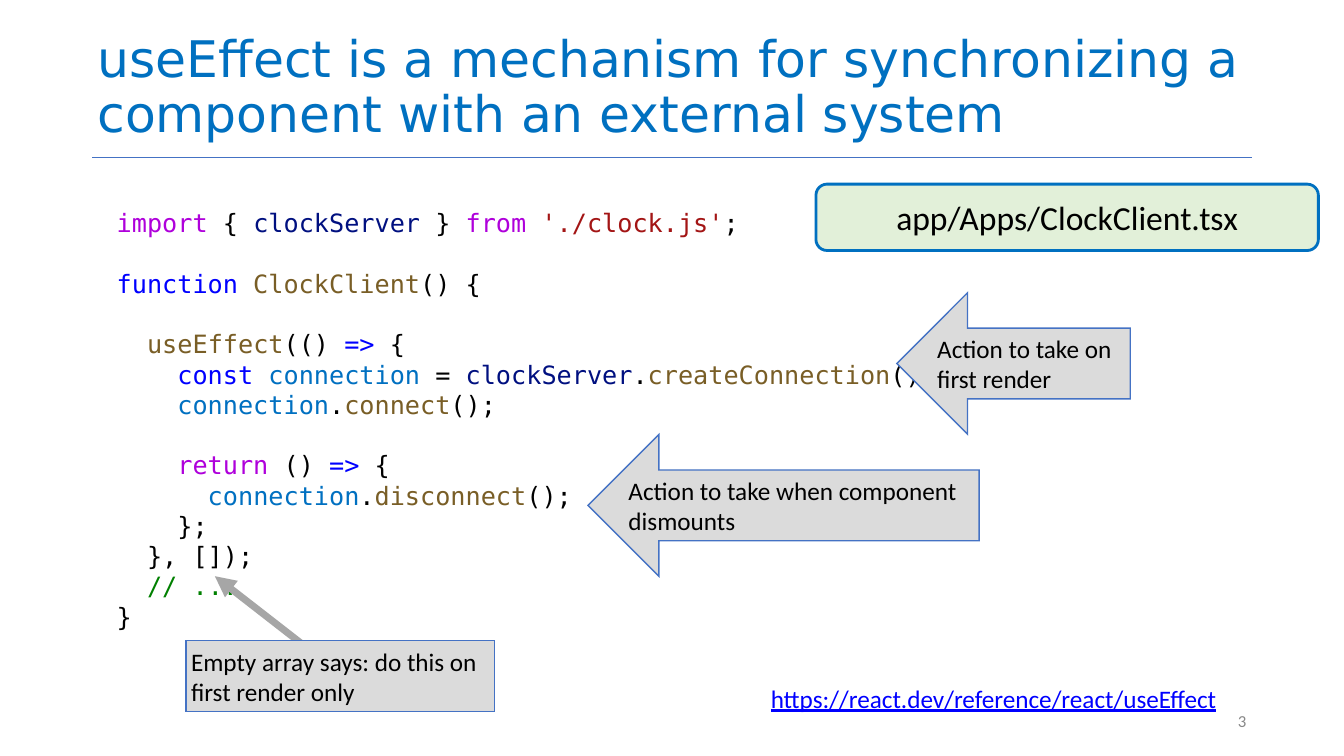
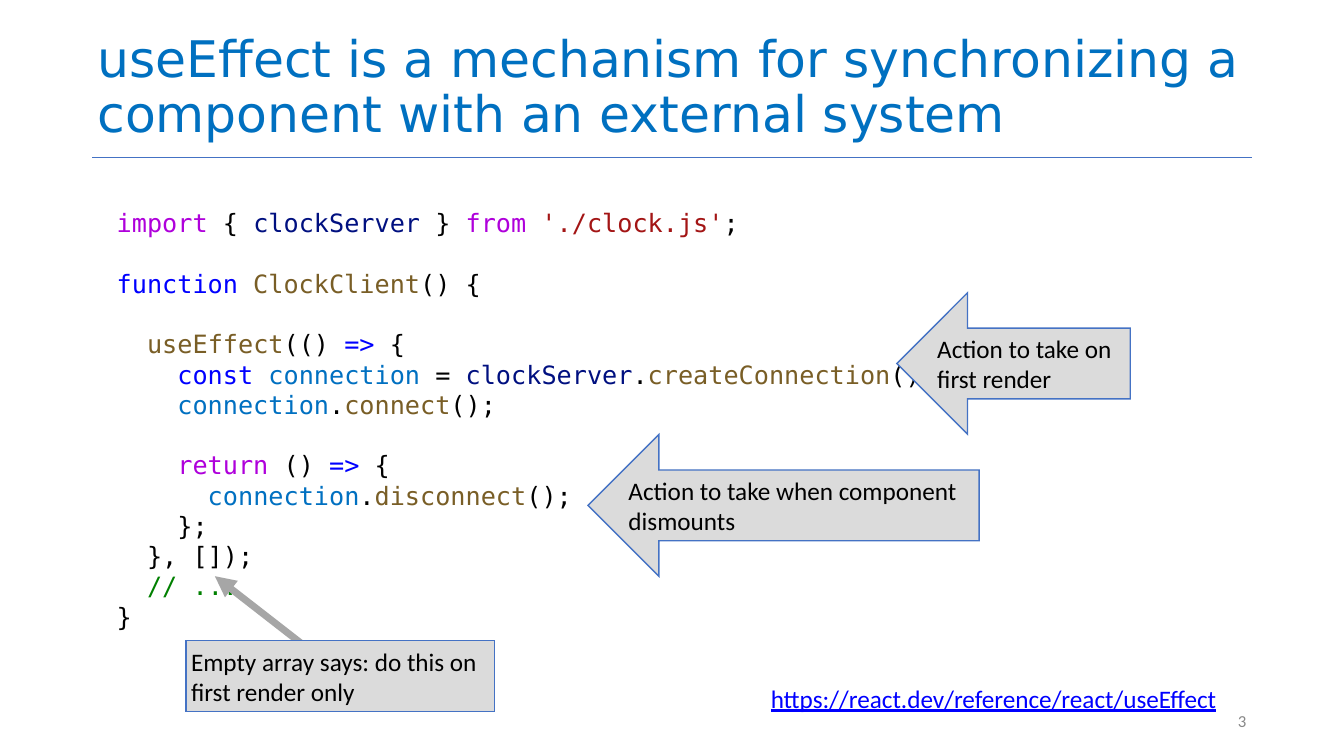
Before and after one commit to neu-se/CS4530-Fall-2023, a slide deck: slide 3 of Slides/Module 08 React Hooks.pptx. Drawn at 1344x756 pixels with LibreOffice and Linux fonts; fonts in the diff are those of the drawing. Boxes give left, top, right and bottom in pixels: in the first picture for what was removed or moved away, otherwise in the second. Text is boxed around its words. In the diff, an @@ line names an element or a change of style, - is before the commit and + after.

```diff
--- a/Slides/Module 08 React Hooks.pptx
+++ b/Slides/Module 08 React Hooks.pptx
@@ rounded rectangle removed at box(817, 185, 1319, 251) @@
-app/Apps/ClockClient.tsx
```
Also in this commit, not shown: 11 other slides changed, 4 other files.
